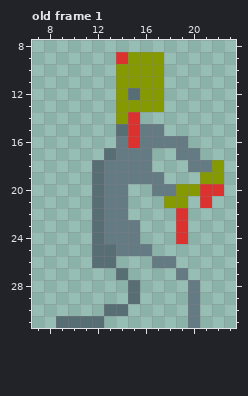
One commit to this pixel-art file: Levels/Enemies/Zombie/Zombie.aseprite. The picture above was drawn from the file before the commit.
32x32 pixels, 2 frames. Shown: old frame 1: x 7..23, y 8..31. The commit also changed other frames, which this record leaves out.
Now the later version:
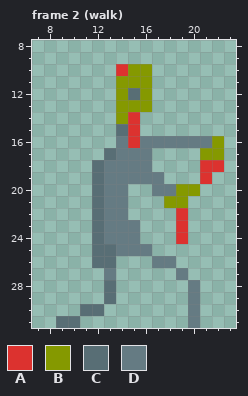
Palette (. is transparent): A #dc322f  B #859900  C #586e75  D #657b83
A new or re-ordered frame is compared with the old frame closest to it.
From the commit log: Started to give life to zombies
Edits made:
frames re-ordered
Frame 2 (walk) against old frame 1:
Colour B becomes colour A in row 10 at x 14; in row 18 at x 22; in row 19 at x 21.
Colour D becomes colour A in row 18 at x 21.
The author put colour B in row 16 at x 22; in row 17 at x 21 to 22.
The author put colour C in rows 28 to 29 at x 13; in row 30 at x 11 to 12.
The author put colour D in row 16 at x 20 to 21; in row 27 at x 13.
Colour A is removed in row 9 at x 14; in row 20 at x 21 to 22; in row 21 at x 21.
Colour B is removed in row 9 at x 15 to 17; in rows 10 to 13 at x 17; in row 19 at x 22.
Colour C is removed in row 27 at x 14; in rows 28 to 29 at x 15; in row 30 at x 13 to 14; in row 31 at x 11 to 12.
Colour D is removed in row 15 at x 16 to 17; in row 17 at x 19 to 20; in row 18 at x 20.
Where, in picture pixels (left, top, right, bottom), the same in both pictures:
changed: (116, 52, 224, 208)
changed: (80, 268, 140, 328)
